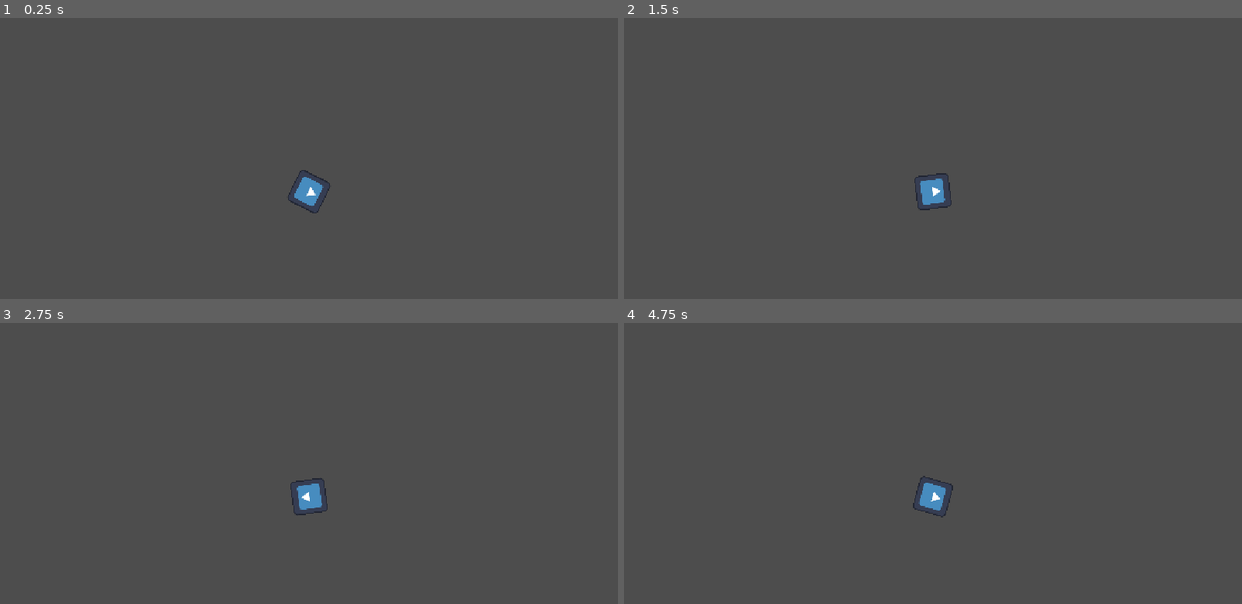
Above: before the commit, frames 1-4 (two rows, left to right).
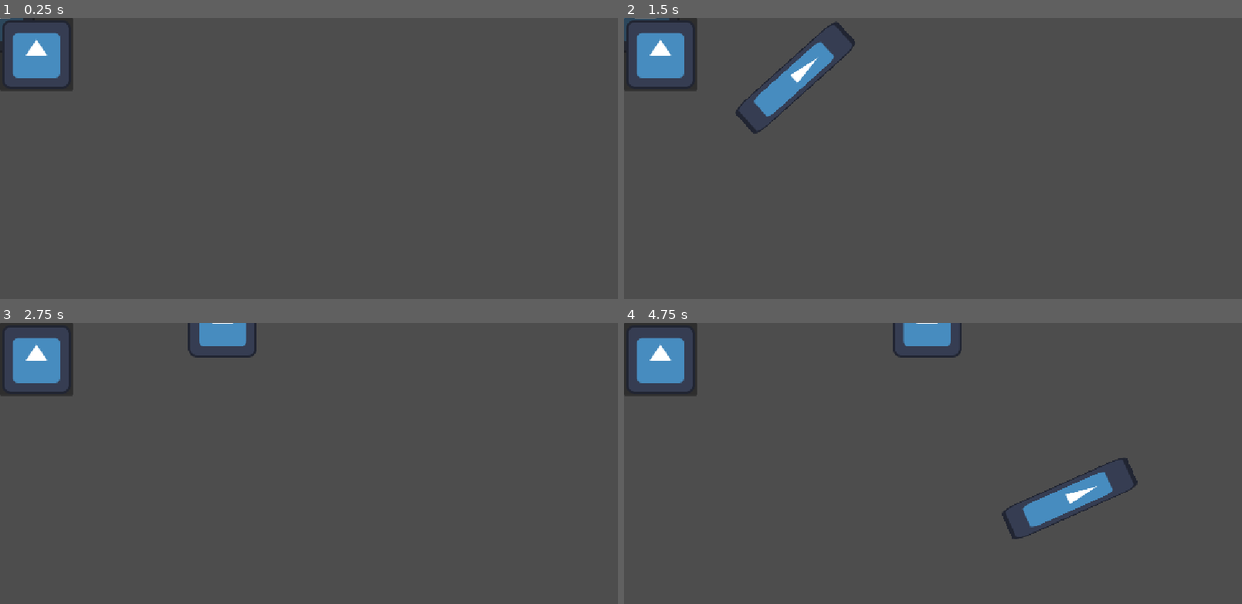
Above: after the commit, the same moments.

Repository: williamorriss/GMTK2026
Game: Godot game, scene res://test/test.tscn
Two runs of this game, one before a commit and one after it. Both use one fixed random seed, a clock stepped at 60 frames per second and the inputs below. Before the commit the project starts from res://abilities/playground.tscn. The engine's default icon, where the game draws it, is replaced by a stand-in: a white triangle on a blue panel in a dark square.
Inputs (mouse positions are in pixels of both pictures, inside the frame that each line leads up to):
- Up to frame 1 (0.25 s): no input
- Up to frame 2 (1.5 s): click (661, 54) at 0.52 s; tap Enter (ui_accept) at 1.25 s; move the mouse to (1068, 175) at 1.27 s; hold D (RIGHT) from 1.28 s (still down); click (1068, 175) at 1.35 s
- Up to frame 3 (2.75 s): keep holding D (RIGHT); tap Enter (ui_accept) at 1.52, 2.27 s; tap 1 (MAGIC_1) at 1.55, 2.1 s; move the mouse to (185, 514) at 2.02 s; tap 2 (MAGIC_2) at 2.3 s
- Up to frame 4 (4.75 s): move the mouse to (994, 421) at 2.77 s; release D (RIGHT) at 2.78 s; hold A (LEFT) 2.78-3.53 s; tap 2 (MAGIC_2) at 2.85 s; tap 3 (MAGIC_3) at 3.05, 3.6 s; move the mouse to (902, 567) at 3.52 s; hold D (RIGHT) from 3.53 s (still down); tap Enter (ui_accept) at 3.77, 4.52 s; tap 4 (MAGIC_4) at 3.8, 4.35 s; move the mouse to (1118, 547) at 4.27 s; click (1118, 547) at 4.55 s

The runs differ from the first frame. In frame 1, 2.3% of the frame differs, in the area x 0-54%, y 0-70%; in frame 2, 3.9%; in frame 3, 3.1%; in frame 4, 4.7%, in the area x 0-84%, y 0-77%.

Commit message:
equipping items etc worksgit add .git add .

Diff:
--- a/gmtk-2026/abilities/ability.gd
+++ b/gmtk-2026/abilities/ability.gd
@@ -5,7 +5,7 @@
 var _ability_data: AbilityData
 
 func _init(player: Node2D) -> void:
-	_player = player
+	push_error("func `set_player` not set")
 
 func get_cost() -> float:
 	if not _ability_data:
@@ -15,7 +15,7 @@
 	return _ability_data.cost
 
 func activate_ability() -> void:
-	pass
+	push_error("func `activate_ability` not set")
 
 func process(_delta: float) -> void:
-	pass
+	push_error("func `procss` not set")
--- a/gmtk-2026/abilities/conjure_weapon/swingable_weapon/swingable_sword.tscn
+++ b/gmtk-2026/abilities/conjure_weapon/swingable_weapon/swingable_sword.tscn
@@ -47,10 +47,8 @@
 collider = NodePath("Weapon/Pivot/Area2D")
 animator = NodePath("AnimationPlayer")
 sprite = NodePath("Weapon/Pivot/Sprite2D")
-damage = null
 swing_time = 0.25
 swing_delay = 0.25
-swing_distance = null
 
 [node name="Weapon" type="Node2D" parent="." unique_id=406609725]
 rotation = 1.5707964
--- a/gmtk-2026/abilities/conjure_weapon/swingable_weapon/swingable_weapon.gd
+++ b/gmtk-2026/abilities/conjure_weapon/swingable_weapon/swingable_weapon.gd
@@ -44,4 +44,4 @@
 func _on_body_entered(body: Node2D) -> void:
 	var health = body.get_node_or_null("Health") as Health
 	if health:
-		health.take_damage(damage)
+		health.damage(damage)
--- a/gmtk-2026/abilities/conjure_weapon/throwable_weapon/throwable_sword.tscn
+++ b/gmtk-2026/abilities/conjure_weapon/throwable_weapon/throwable_sword.tscn
@@ -10,6 +10,7 @@
 script = ExtResource("1_qaqm5")
 sprite = NodePath("Sprite2D")
 collider = NodePath("CollisionShape2D")
+throw_damage = null
 throw_speed = 2500.0
 spin_speed = 360.0
 life_span = 3.0
--- a/gmtk-2026/abilities/conjure_weapon/throwable_weapon/throwable_weapon.gd
+++ b/gmtk-2026/abilities/conjure_weapon/throwable_weapon/throwable_weapon.gd
@@ -29,4 +29,4 @@
 func _on_body_entered(body: Node2D) -> void:
 	var health = body.get_node_or_null("Health") as Health
 	if health:
-		health.take_damage(throw_damage)
+		health.damage(throw_damage)
--- a/gmtk-2026/player/player.gd
+++ b/gmtk-2026/player/player.gd
@@ -12,8 +12,7 @@
 
 @onready var health_component: Health = Health.new(max_health)
 
-var weapon: Ability = null
-var spells: Array[Ability] = [null, null, null, null] # 4 entries always
+var abilities: Array[Ability] = [null, null, null, null, null] # 4 entries always
 
 var _dashing: bool = false
 var _dash_timer: float = 0.0
@@ -27,24 +26,26 @@
 
 func attack() -> void:
 	if Input.is_action_just_pressed("ATTACK"):
-		if weapon:
-			weapon.activate_ability()
+		if abilities[0]:
+			abilities[0].activate_ability()
+			print("Ability 0 activated")
+
 
 	if Input.is_action_just_pressed("MAGIC_1"):
-		if spells[0]:
-			spells[0].activate_ability()
+		if abilities[0]:
+			abilities[0].activate_ability()
 
 	if Input.is_action_just_pressed("MAGIC_2"):
-		if spells[1]:
-			spells[1].activate_ability()
+		if abilities[1]:
+			abilities[1].activate_ability()
 
 	if Input.is_action_just_pressed("MAGIC_3"):
-		if spells[2]:
-			spells[2].activate_ability()
+		if abilities[2]:
+			abilities[2].activate_ability()
 
 	if Input.is_action_just_pressed("MAGIC_4"):
-		if spells[3]:
-			spells[3].activate_ability()
+		if abilities[3]:
+			abilities[3].activate_ability()
 
 
 func move(delta: float) -> void:
@@ -76,3 +77,7 @@
 			velocity = velocity.move_toward(Vector2.ZERO, friction * delta)
 
 	move_and_slide()
+
+
+func set_ability(i: int, ability: Ability):
+	abilities[i] = ability
--- a/gmtk-2026/player/player.tscn
+++ b/gmtk-2026/player/player.tscn
@@ -1,11 +1,11 @@
 [gd_scene format=3 uid="uid://ciyk3l7p2kfjx"]
 
-[ext_resource type="Script" uid="uid://daqpsqwd2dl2e" path="res://player.gd" id="1_4flbx"]
+[ext_resource type="Script" uid="uid://fr0yinnattdn" path="res://player/player.gd" id="1_4flbx"]
 [ext_resource type="Texture2D" uid="uid://dhcwybhoxgwhe" path="res://icon.svg" id="2_onrkg"]
 
 [sub_resource type="CircleShape2D" id="CircleShape2D_tmfgs"]
 
-[node name="CharacterBody2D" type="CharacterBody2D" unique_id=133342377]
+[node name="Player" type="CharacterBody2D" unique_id=133342377]
 script = ExtResource("1_4flbx")
 
 [node name="CollisionShape2D" type="CollisionShape2D" parent="." unique_id=1392926206]
--- a/gmtk-2026/project.godot
+++ b/gmtk-2026/project.godot
@@ -11,7 +11,7 @@
 [application]
 
 config/name="GMTK2026"
-run/main_scene="uid://cf7pkprq1d773"
+run/main_scene="uid://t56vengwy4r0"
 config/features=PackedStringArray("4.7", "GL Compatibility")
 config/icon="res://icon.svg"
 
--- /dev/null
+++ b/gmtk-2026/test/give_weapon.gd
@@ -0,0 +1,16 @@
+extends Button
+
+@onready var weapon: ConjureWeapon = ConjureWeapon.new(player, preload("res://abilities/conjure_weapon/weapons_data/sword.tres"))
+@export var player: Node
+
+# Called when the node enters the scene tree for the first time.
+func _ready() -> void:
+	pass # Replace with function body.
+
+
+# Called every frame. 'delta' is the elapsed time since the previous frame.
+func _process(delta: float) -> void:
+	pass
+
+func _on_pressed() -> void:
+	player.set_ability(0, weapon)
--- /dev/null
+++ b/gmtk-2026/test/test.tscn
@@ -0,0 +1,18 @@
+[gd_scene format=3 uid="uid://t56vengwy4r0"]
+
+[ext_resource type="PackedScene" uid="uid://ciyk3l7p2kfjx" path="res://player/player.tscn" id="1_syuel"]
+[ext_resource type="Script" uid="uid://b8tg31ljylfa8" path="res://test/give_weapon.gd" id="2_8a8pi"]
+[ext_resource type="Texture2D" uid="uid://dhcwybhoxgwhe" path="res://icon.svg" id="3_65205"]
+
+[node name="Test" type="Node2D" unique_id=1830393188]
+
+[node name="Player" parent="." unique_id=133342377 instance=ExtResource("1_syuel")]
+
+[node name="Button" type="Button" parent="." unique_id=1085069610 node_paths=PackedStringArray("player")]
+offset_right = 8.0
+offset_bottom = 8.0
+icon = ExtResource("3_65205")
+script = ExtResource("2_8a8pi")
+player = NodePath("../Player")
+
+[connection signal="pressed" from="Button" to="Button" method="_on_pressed"]
Not shown, added: gmtk-2026/test/give_weapon.gd.uid
